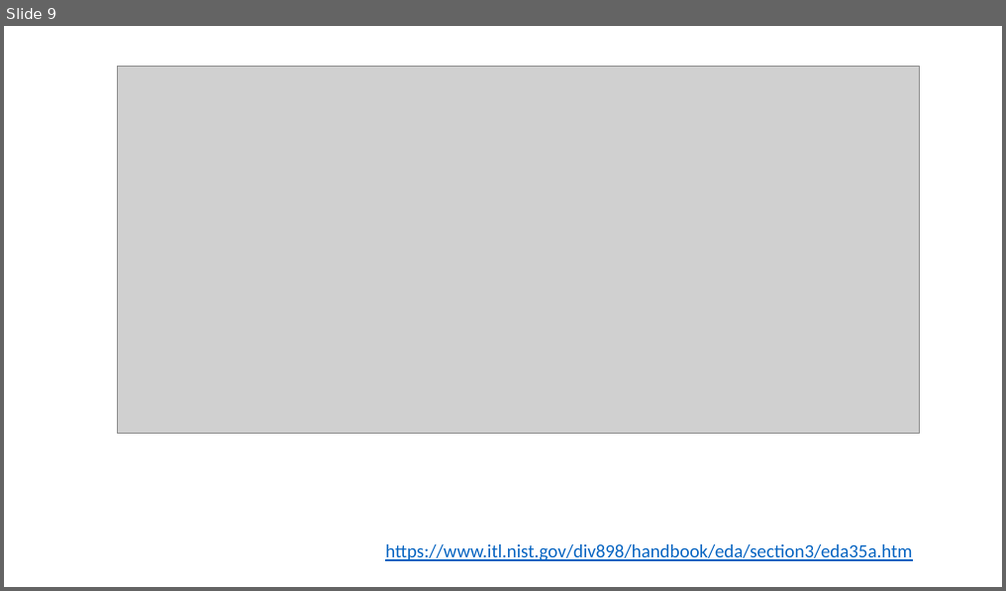
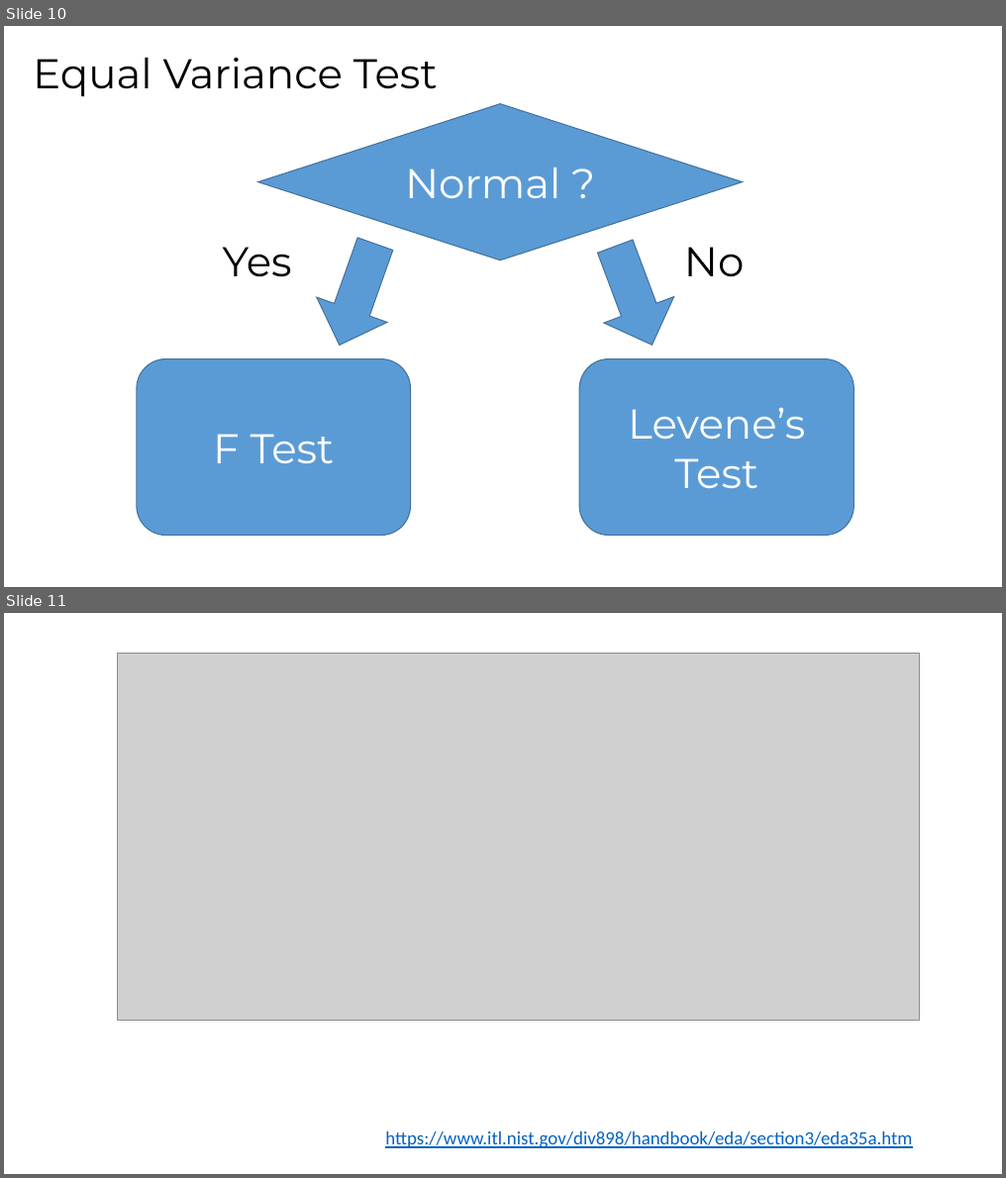
Before and after one commit to SungchulLee/statistics, a slide deck: F 테스트.pptx. Shown one above the other, each under a label of ours: slide 9 before the commit, slides 10 and 11 after it. The pictures are 1006x591 and 1006x1178 pixels, drawn with LibreOffice and Linux fonts; fonts in the diff are those of the drawing; grey boxes stand for pictures. Boxes give left, top, right and bottom in pixels: in the first picture for what was removed or moved away, otherwise in the second. Text is boxed around its words. In the diff, an @@ line names an element or a change of style, - is before the commit and + after.

Commit message:
levene's test added

```diff
--- a/F 테스트.pptx
+++ b/F 테스트.pptx
@@ slide 10 added at (4,26,1002,587), background #FFFFFF @@
@@ text added at (33,58,438,96), 40 pt, text #000000 @@
+Equal Variance Test
@@ diamond added at (258,104,743,261), fill #5B9BD5, outline #43739E 1 pt, 40 pt, text #FFFFFF @@
+Normal ?
@@ right arrow added at (304,232,410,358), fill #5B9BD5, outline #43739E 1 pt @@
@@ right arrow added at (580,233,687,358), fill #5B9BD5, outline #43739E 1 pt @@
@@ text added at (223,247,292,277), 40 pt, text #000000 @@
+Yes
@@ text added at (684,247,744,277), 40 pt, text #000000 @@
+No
@@ rounded rectangle added at (137,360,411,535), fill #5B9BD5, outline #43739E 1 pt, 40 pt, text #FFFFFF @@
+F Test
@@ rounded rectangle added at (580,360,854,535), fill #5B9BD5, outline #43739E 1 pt, 40 pt, text #FFFFFF @@
+Levene’s Test
@@ what was slide 9 is now slide 11 @@
```
Also in this commit, not shown: 1 other slide added.
